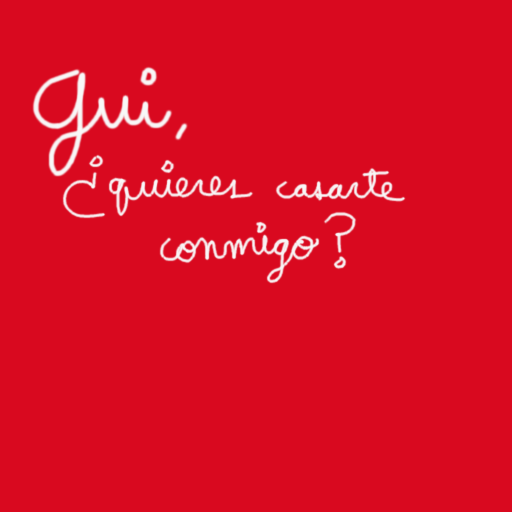
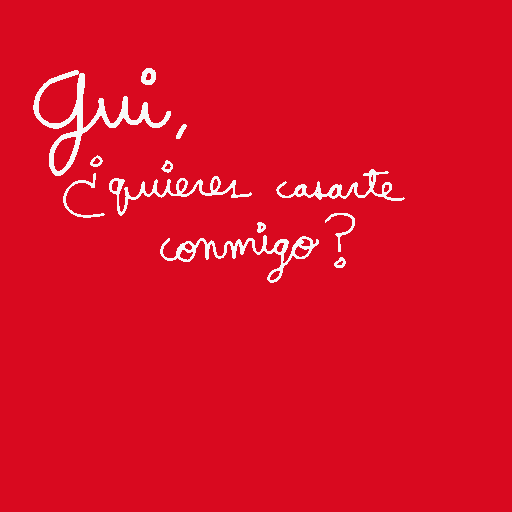
The second w=512, h=512 image is a revision of the first. Changes to its layers:
painted on "Layer #1" over box(32, 66, 406, 284)
